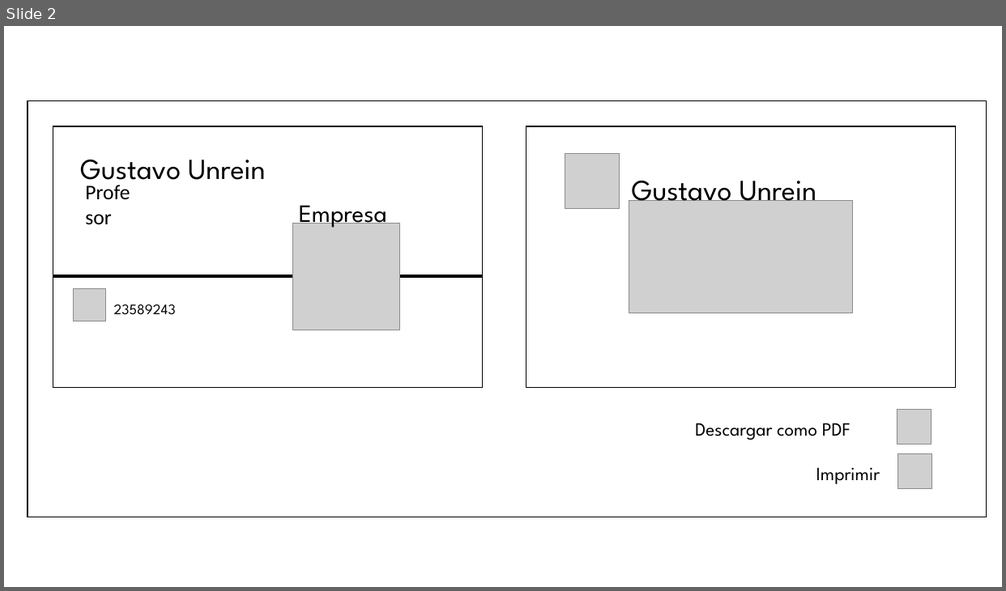
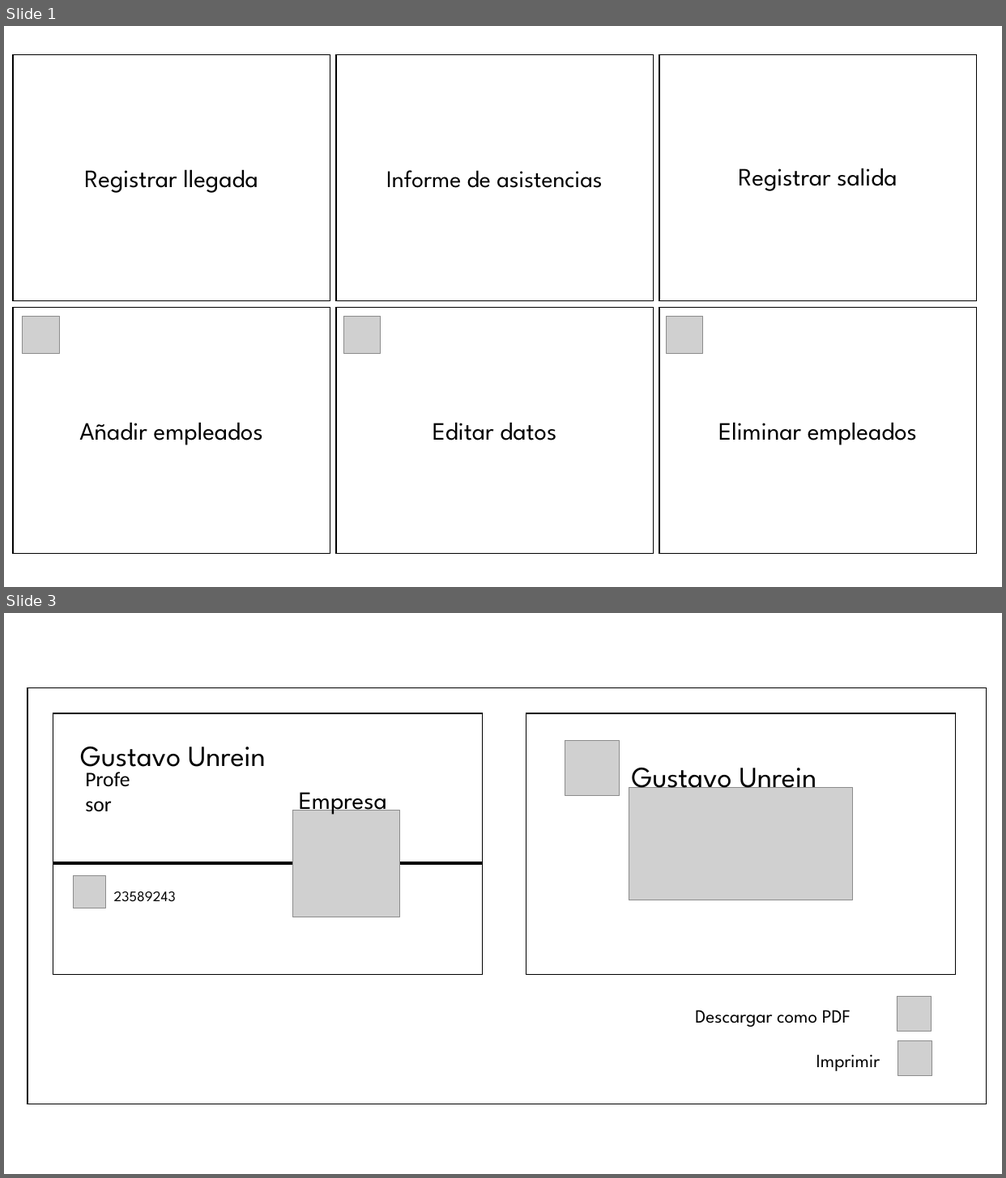
Before and after one commit to Pablo-22/UTN-App, a slide deck: MAQUETA.pptx. Shown one above the other, each under a label of ours: slide 2 before the commit, slides 1 and 3 after it; the slides between them are not shown. The pictures are 1006x591 and 1006x1178 pixels, drawn with LibreOffice and Linux fonts; fonts in the diff are those of the drawing; grey boxes stand for pictures. Boxes give left, top, right and bottom in pixels: in the first picture for what was removed or moved away, otherwise in the second. Text is boxed around its words. In the diff, an @@ line names an element or a change of style, - is before the commit and + after.

```diff
--- a/MAQUETA.pptx
+++ b/MAQUETA.pptx
@@ slide 1 added at [4, 26, 1002, 587], background #FFFFFF @@
@@ rectangle added at [13, 54, 330, 301], outline #000000 1 pt @@
@@ rectangle added at [336, 54, 653, 301], outline #000000 1 pt @@
@@ rectangle added at [660, 54, 977, 301], outline #000000 1 pt @@
@@ text added at [84, 169, 258, 193], 24 pt, text #000000 @@
+Registrar llegada
@@ text added at [386, 170, 602, 188], 23 pt, text #000000 @@
+Informe de asistencias
@@ text added at [738, 168, 897, 191], 24 pt, text #000000 @@
+Registrar salida
@@ rectangle added at [13, 308, 330, 555], outline #000000 1 pt @@
@@ picture added at [23, 317, 59, 353] @@
@@ rectangle added at [336, 308, 653, 555], outline #000000 1 pt @@
@@ picture added at [344, 317, 381, 353] @@
@@ rectangle added at [660, 308, 977, 555], outline #000000 1 pt @@
@@ picture added at [666, 317, 702, 353] @@
@@ text added at [79, 422, 263, 446], 24 pt, text #000000 @@
+Añadir empleados
@@ text added at [432, 422, 556, 441], 24 pt, text #000000 @@
+Editar datos
@@ text added at [718, 422, 917, 446], 24 pt, text #000000 @@
+Eliminar empleados
@@ what was slide 2 is now slide 3 @@
```
Also in this commit, not shown: 1 slide changed, 3 other slides added, 3 slides removed.
